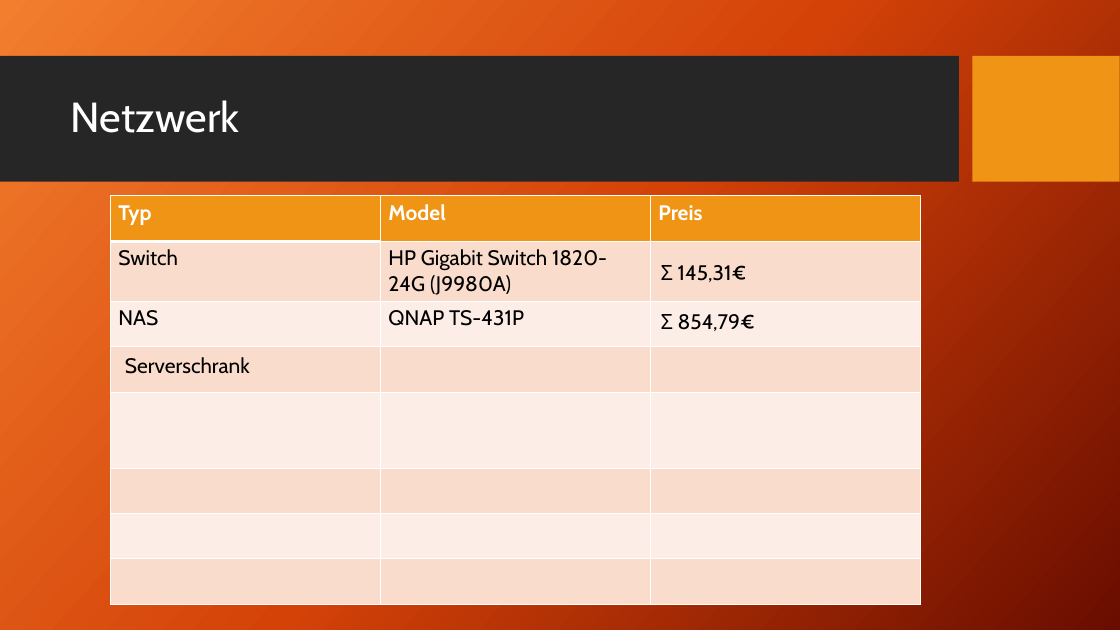
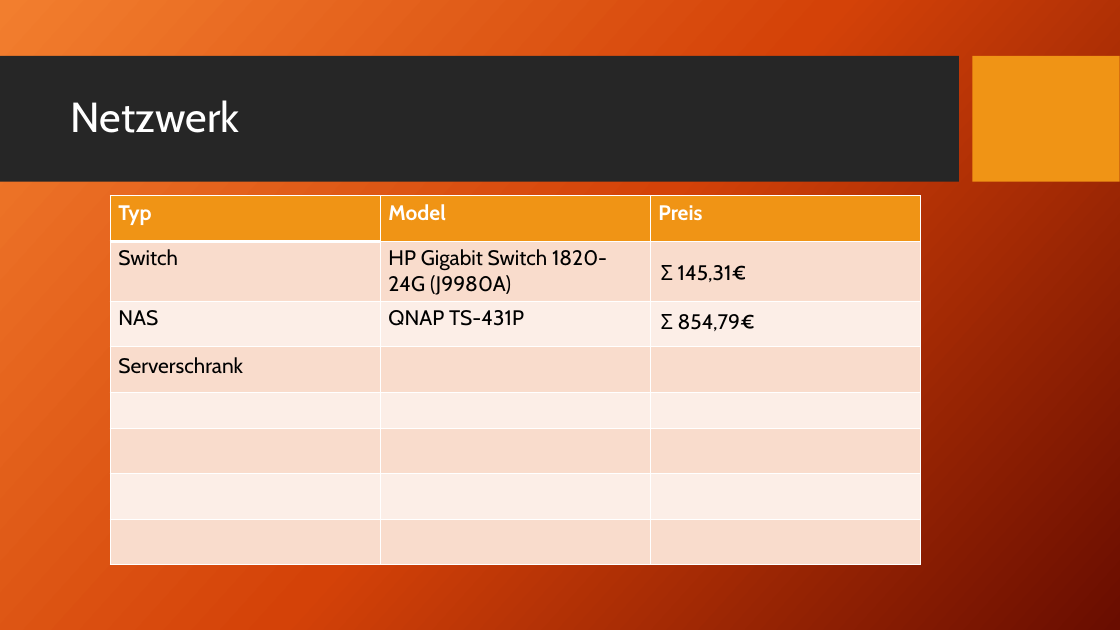
Before and after one commit to HaJaReDeluxe/mintBerryCrunchGames, a slide deck: slide 8 of Angebot für mintBerryCrunchGames GmbH.pptx (slide 9 before the commit). Drawn at 1120x630 pixels with LibreOffice and Linux fonts; fonts in the diff are those of the drawing; background and template pictures are left out. Boxes give left, top, right and bottom in pixels: in the first picture for what was removed or moved away, otherwise in the second. Text is boxed around its words. In the diff, an @@ line names an element or a change of style, - is before the commit and + after.

```diff
--- a/Angebot für mintBerryCrunchGames GmbH.pptx
+++ b/Angebot für mintBerryCrunchGames GmbH.pptx
@@ table: place and size @@
-table at [110, 196, 919, 603]
+table at [110, 196, 919, 564]
@@ text "Serverschrank": place and size @@
-text "Serverschrank" at [125, 357, 250, 374]
+text "Serverschrank" at [118, 357, 243, 374]
```
Also in this commit, not shown: 4 other slides changed, 4 slides added, 1 slide removed, 2 other files.
